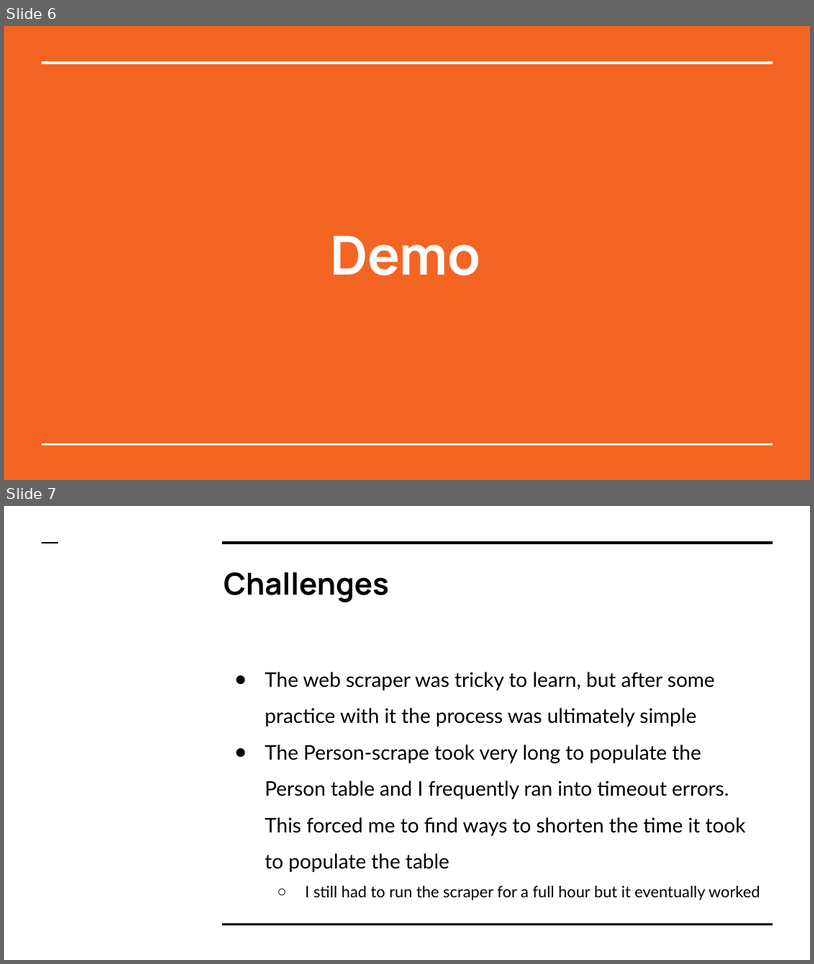
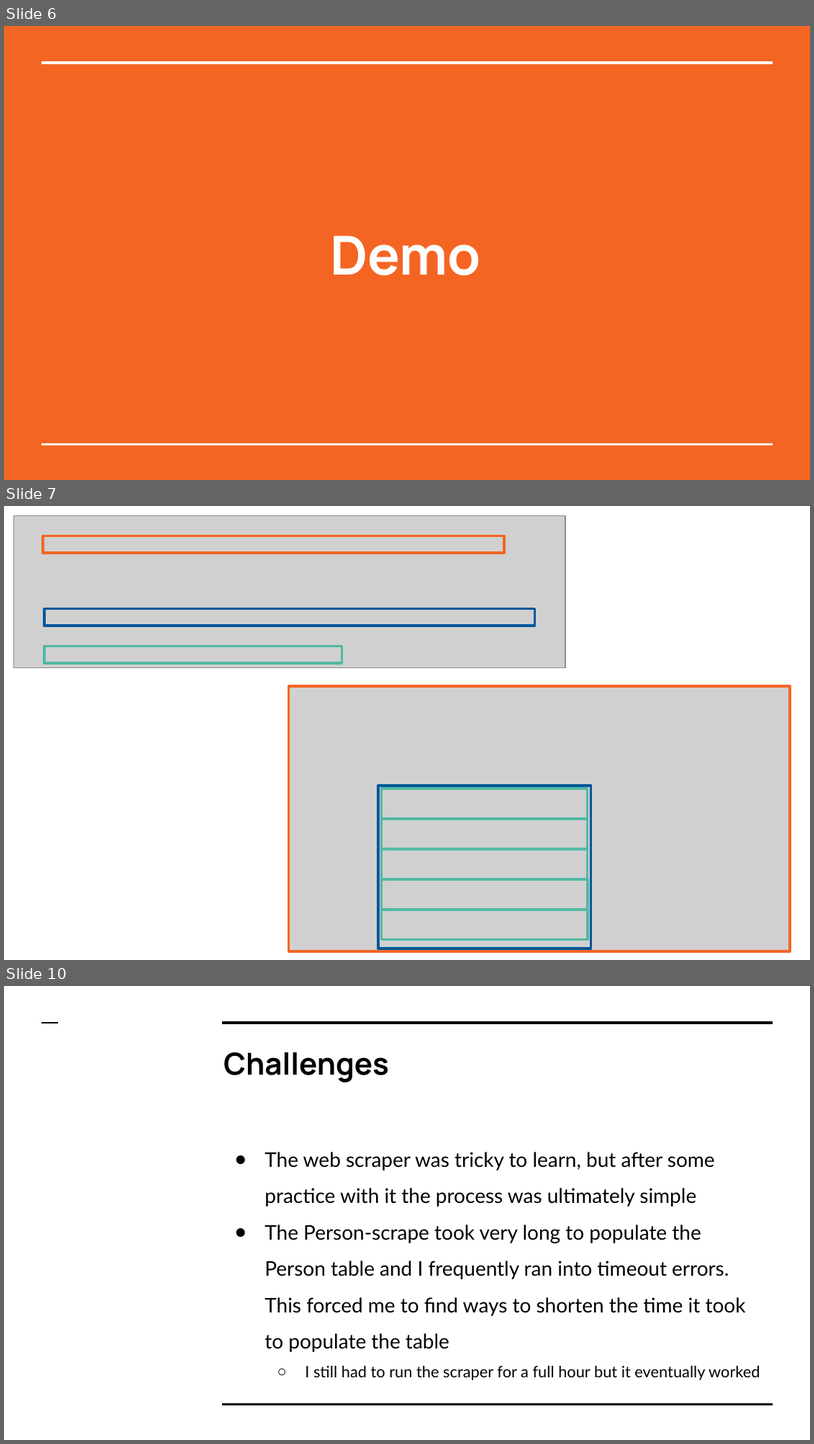
Before and after one commit to tabishilyas00/capstone, a slide deck: Devflix.pptx. Shown one above the other, each under a label of ours: slides 6 and 7 before the commit, slides 6, 7 and 10 after it; the slides between them are not shown. The pictures are 814x964 and 814x1444 pixels, drawn with LibreOffice and Linux fonts; fonts in the diff are those of the drawing; grey boxes stand for pictures. Boxes give left, top, right and bottom in pixels: in the first picture for what was removed or moved away, otherwise in the second. Text is boxed around its words. In the diff, an @@ line names an element or a change of style, - is before the commit and + after.

Commit message:
updated powerpoint

```diff
--- a/Devflix.pptx
+++ b/Devflix.pptx
@@ slide 7 added at (4, 506, 810, 960), background #FFFFFF @@
@@ picture added at (13, 515, 566, 668) @@
@@ rectangle added at (43, 536, 504, 553), outline #F46524 2.25 pt @@
@@ rectangle added at (44, 608, 535, 626), outline #01579B 2.25 pt @@
@@ rectangle added at (44, 646, 342, 663), outline #51B9A3 2.25 pt @@
@@ picture added at (288, 686, 790, 950) @@
@@ rectangle added at (288, 686, 790, 950), outline #F46524 2.25 pt @@
@@ rectangle added at (378, 786, 591, 948), outline #01579B 2.25 pt @@
@@ rectangle added at (381, 788, 588, 818), outline #51B9A3 2.25 pt @@
@@ rectangle added at (381, 819, 588, 849), outline #51B9A3 2.25 pt @@
@@ rectangle added at (381, 849, 588, 878), outline #51B9A3 2.25 pt @@
@@ rectangle added at (381, 878, 588, 908), outline #51B9A3 2.25 pt @@
@@ rectangle added at (381, 909, 588, 939), outline #51B9A3 2.25 pt @@
@@ what was slide 7 is now slide 10 @@
```
Also in this commit, not shown: 2 other slides added.
